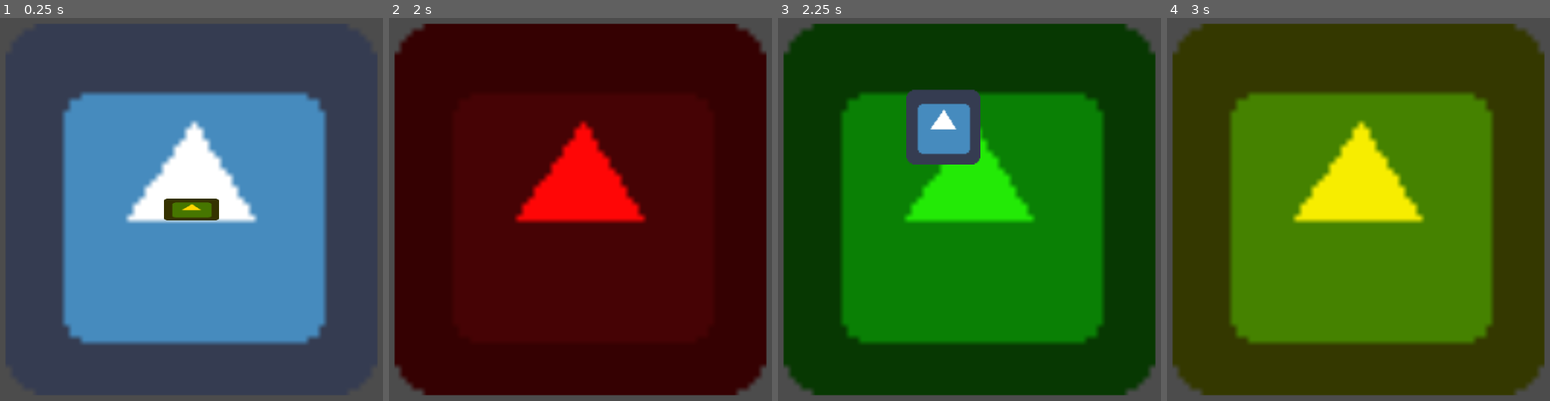
Above: before the commit, frames 1-4 (left to right).
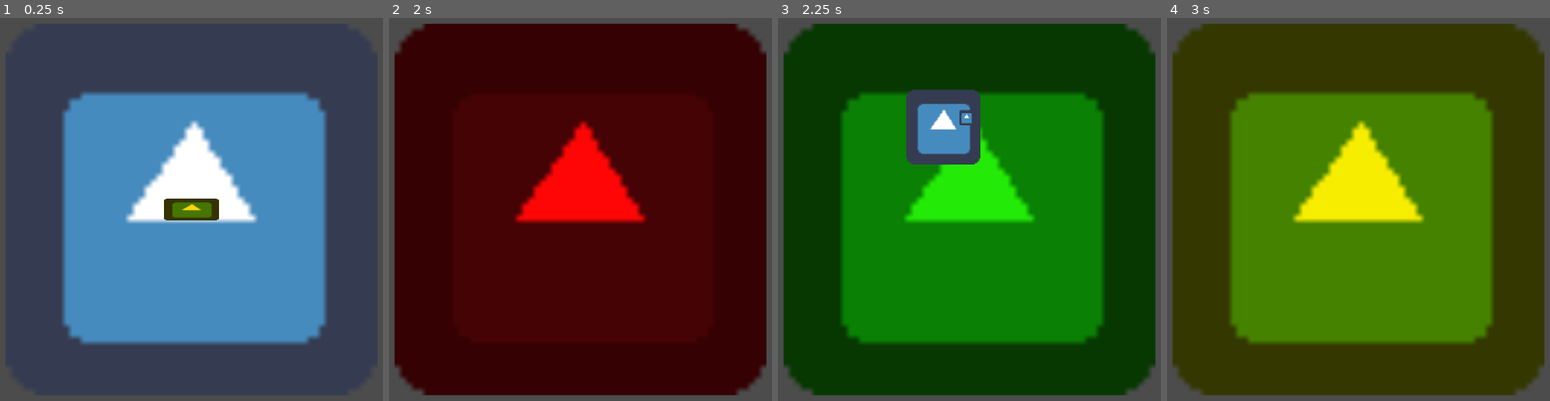
Above: after the commit, the same moments.

Repository: bemain/game-jam-2022w8
Game: Godot game, scene res://World.tscn
Same seed, same stepped clock (60 frames per second), same inputs: the game is played once before the commit and once after it. The engine's default icon, where the game draws it, is replaced by a stand-in: a white triangle on a blue panel in a dark square.
Inputs (mouse positions are in pixels of both pictures, inside the frame that each line leads up to):
- Up to frame 1 (0.25 s): no input
- Up to frame 2 (2 s): tap Enter at 0.5 s; hold Right (ui_right) 0.53-1.28 s; click (580, 209) at 0.67 s; tap Space at 1.25 s; move the mouse to (442, 228) at 1.27 s; hold Down (ui_down) from 1.28 s (still down); click (442, 228) at 1.42 s
- Up to frame 3 (2.25 s): tap Enter at 2 s; move the mouse to (1038, 121) at 2.02 s; release Down (ui_down) at 2.03 s; hold Right (ui_right) from 2.03 s (still down); click (1038, 121) at 2.17 s
- Up to frame 4 (3 s): tap Space at 2.75 s; move the mouse to (1331, 129) at 2.77 s; release Right (ui_right) at 2.78 s; hold Up (ui_up) from 2.78 s (still down); click (1331, 129) at 2.92 s

Frames 1-2 are identical in both runs. In frame 3, less than 0.1% of the frame differs, in the area x 47-51%, y 23-29%; in frame 4, nothing differs.

Commit message:
Make LockedObject focusable

Diff:
--- a/Prefabs/Objects/LockedObject.gd
+++ b/Prefabs/Objects/LockedObject.gd
@@ -14,6 +14,14 @@
 	if event is InputEventMouseButton \
 	and event.button_index == BUTTON_LEFT \
 	and event.pressed:
-		# Check if correct item is used
-		if Gamestate.selected_item == key:
+		# Focus on this object
+		Gamestate.focused_object = object_name
+
+
+func _on_KeyHole_Area2D_input_event(viewport, event, shape_idx):
+	if event is InputEventMouseButton \
+	and event.button_index == BUTTON_LEFT \
+	and event.pressed:
+		# Check if correct item is used and object is focused
+		if Gamestate.focused_object == object_name and Gamestate.selected_item == key:
 			queue_free()
--- a/Prefabs/Objects/LockedObject.tscn
+++ b/Prefabs/Objects/LockedObject.tscn
@@ -17,4 +17,20 @@
 [node name="CollisionShape2D" type="CollisionShape2D" parent="Area2D"]
 shape = SubResource( 1 )
 
+[node name="KeyHole" type="Node2D" parent="."]
+position = Vector2( 20, -8 )
+scale = Vector2( 0.2, 0.2 )
+__meta__ = {
+"_edit_group_": true
+}
+
+[node name="Sprite" type="Sprite" parent="KeyHole"]
+texture = ExtResource( 1 )
+
+[node name="Area2D" type="Area2D" parent="KeyHole"]
+
+[node name="CollisionShape2D" type="CollisionShape2D" parent="KeyHole/Area2D"]
+shape = SubResource( 1 )
+
 [connection signal="input_event" from="Area2D" to="." method="_on_Area2D_input_event"]
+[connection signal="input_event" from="KeyHole/Area2D" to="." method="_on_KeyHole_Area2D_input_event"]
